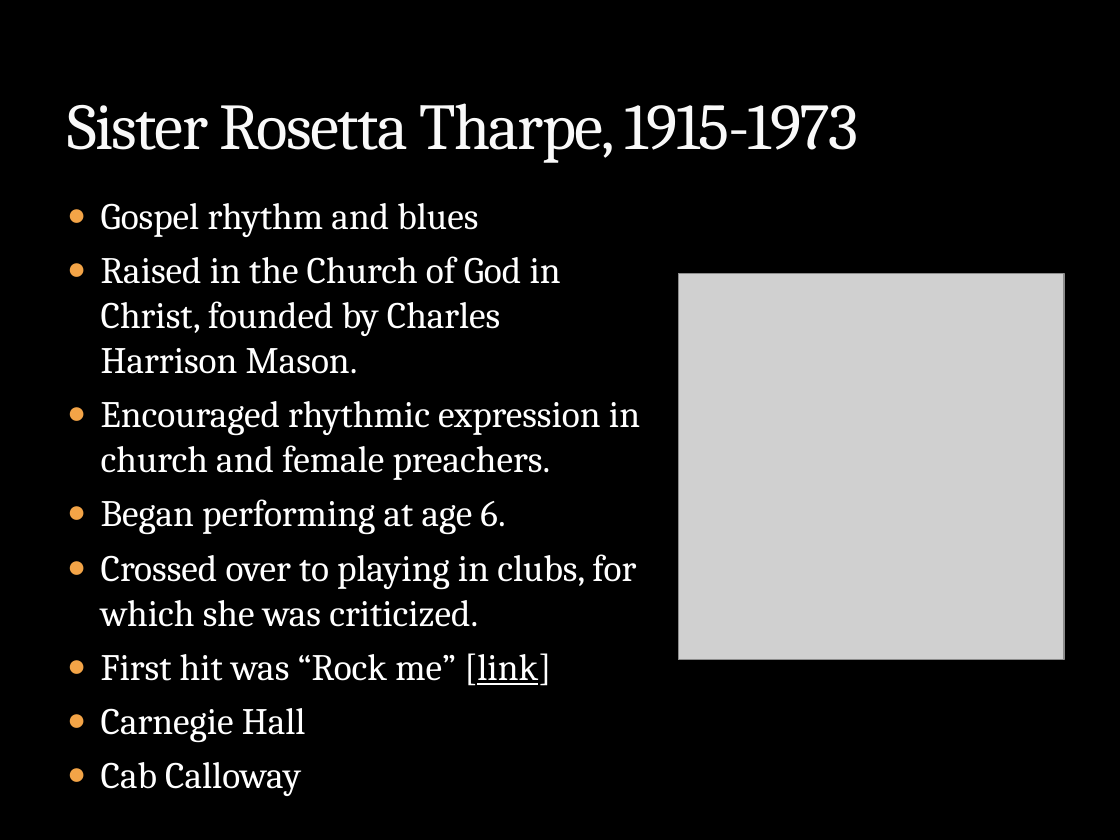
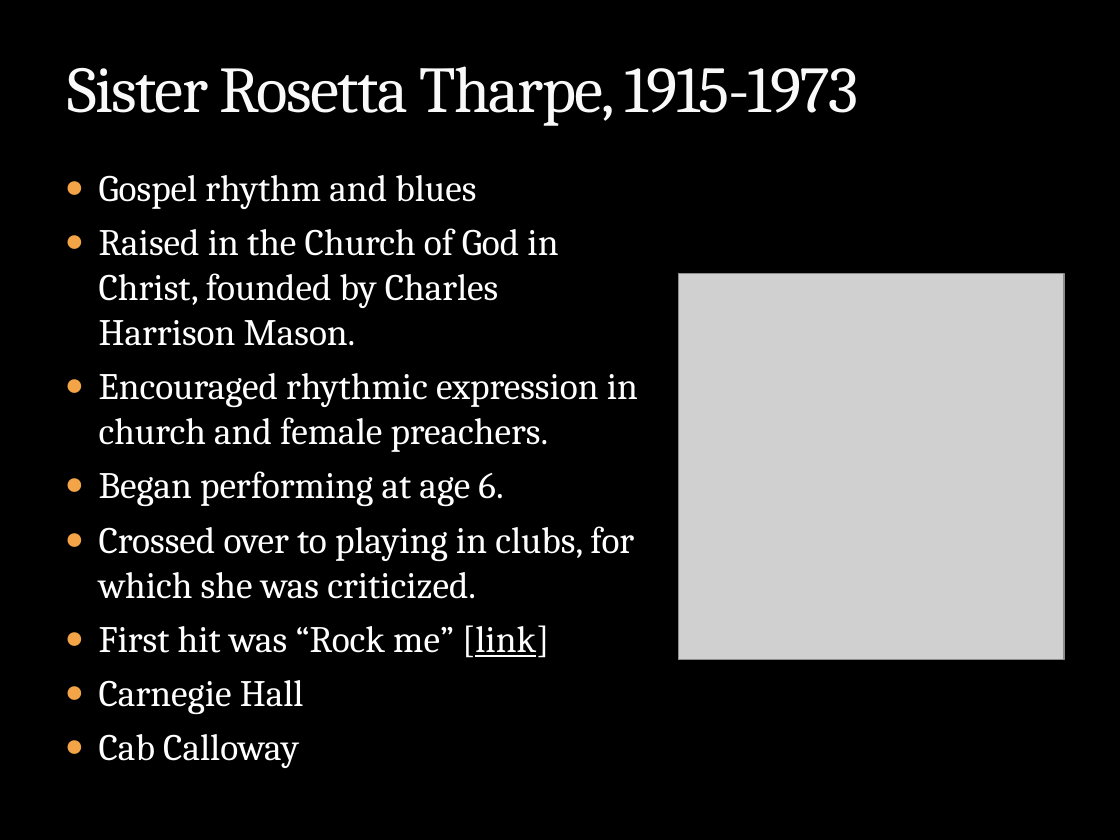
Before and after one commit to mrbaker1917/website, a slide deck: slide 22 of HSTR121/ppts/History_Rock_Intro.pptx. Drawn at 1120x840 pixels with LibreOffice and Linux fonts; fonts in the diff are those of the drawing; grey boxes stand for pictures; background and template pictures are left out. Boxes give left, top, right and bottom in pixels: in the first picture for what was removed or moved away, otherwise in the second. Text is boxed around its words. In the diff, an @@ line names an element or a change of style, - is before the commit and + after.

```diff
--- a/HSTR121/ppts/History_Rock_Intro.pptx
+++ b/HSTR121/ppts/History_Rock_Intro.pptx
@@ title "Sister Rosetta Tharpe, 1915-1973": place and size @@
-title "Sister Rosetta Tharpe, 1915-1973" at [67, 103, 859, 163]
+title "Sister Rosetta Tharpe, 1915-1973" at [67, 66, 859, 126]
@@ text "Gospel rhythm and blues": place and size @@
-text "Gospel rhythm and blues" at [101, 203, 640, 796]
+text "Gospel rhythm and blues" at [99, 175, 638, 768]
```
Also in this commit, not shown: 1 slide added.
